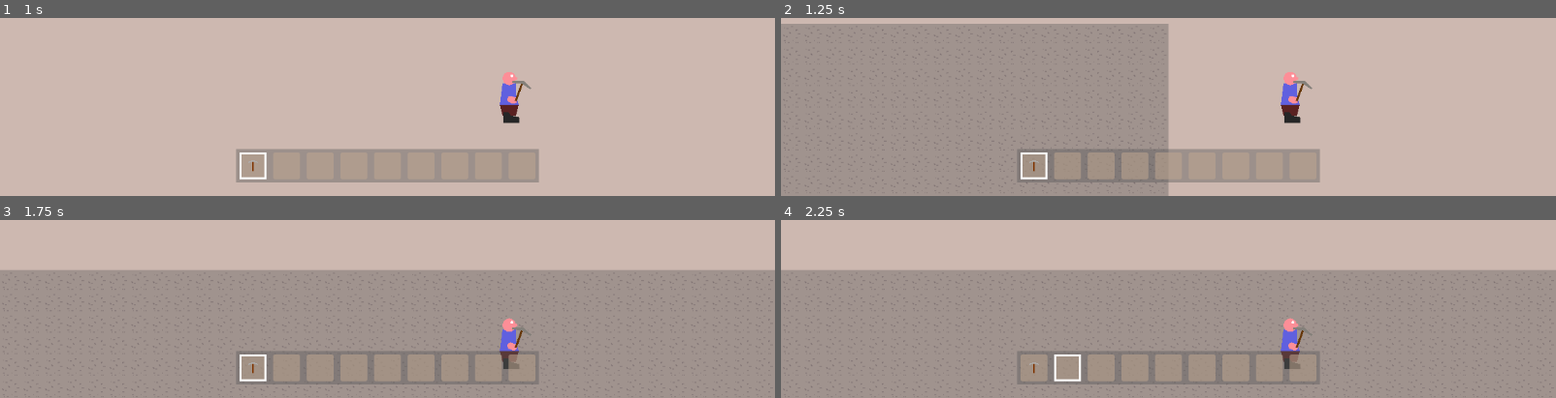
Above: before the commit, frames 1-4 (two rows, left to right).
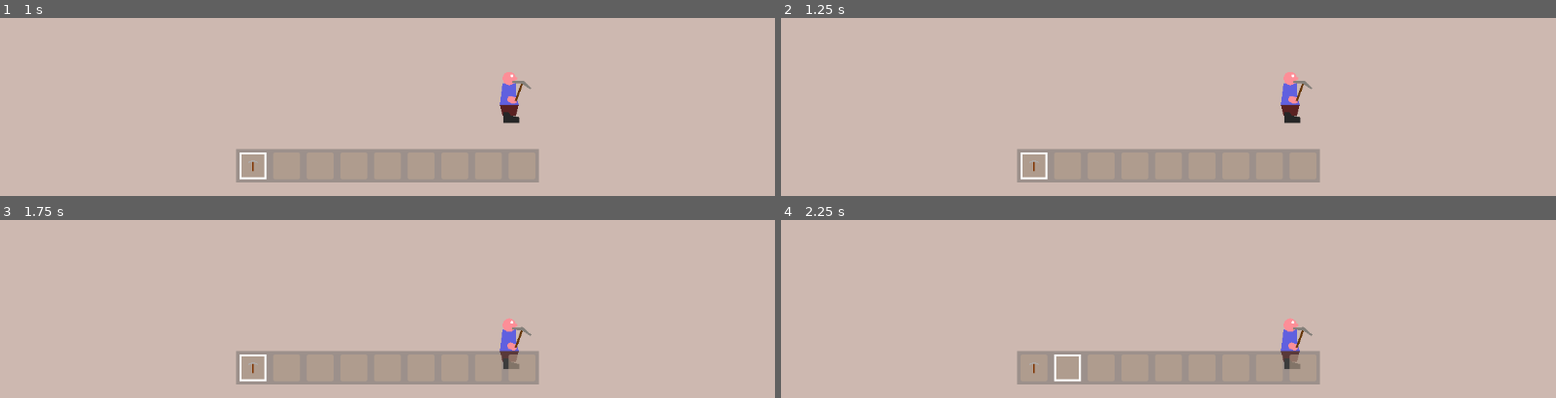
Above: after the commit, the same moments.

Repository: Griiimon/2D-Mining-Sandbox
Game: Godot game, scene res://scenes/game.tscn
Two runs of this game, one before a commit and one after it. Both use one fixed random seed, a clock stepped at 60 frames per second and the inputs below.
Inputs (mouse positions are in pixels of both pictures, inside the frame that each line leads up to):
- Up to frame 1 (1 s): tap Enter at 0.5 s; move the mouse to (outside the picture) at 0.52 s; hold D (right) from 0.53 s (still down); tap X (drop_item) at 0.6 s; click (outside the picture) at 0.67 s; tap Up (jump) at 0.77 s
- Up to frame 2 (1.25 s): keep holding D (right)
- Up to frame 3 (1.75 s): keep holding D (right); move the mouse to (outside the picture) at 1.27 s; tap F (interact) at 1.35 s; tap Up (jump) at 1.52 s
- Up to frame 4 (2.25 s): tap Space at 2 s; move the mouse to (outside the picture) at 2.02 s; release D (right) at 2.03 s; hold A (left) from 2.03 s (still down); tap E (next_hotbar_item) at 2.1 s

Frame 1 is identical in both runs. In frame 2, 46% of the frame differs, in the area x 0-50%, y 3-100%; in frame 3, 66%, in the area x 0-100%, y 28-100%; in frame 4, 66%.
Error after the commit: Invalid call. Nonexistent function 'get_block_id' in base 'Nil'. (res://scripts/world/world_chunk.gd:31)

Commit message:
add game settings

Diff:
--- a/scenes/game.tscn
+++ b/scenes/game.tscn
@@ -1,14 +1,19 @@
-[gd_scene load_steps=11 format=3 uid="uid://cdykicosk4xdy"]
+[gd_scene load_steps=13 format=3 uid="uid://cdykicosk4xdy"]
 
 [ext_resource type="Script" path="res://scripts/game.gd" id="1_blqru"]
 [ext_resource type="Script" path="res://scripts/resources/cheats.gd" id="2_43t25"]
+[ext_resource type="Script" path="res://scripts/resources/game_settings.gd" id="2_kke0s"]
 [ext_resource type="Script" path="res://scripts/world/world.gd" id="2_klfuq"]
 [ext_resource type="PackedScene" uid="uid://d4mufsk5s6ksm" path="res://scenes/player.tscn" id="2_pa4jp"]
 [ext_resource type="PackedScene" uid="uid://bvx4bb7jk0sr7" path="res://scenes/world_item.tscn" id="3_7kj0i"]
 [ext_resource type="PackedScene" uid="uid://dre4owqmev6mn" path="res://scenes/world_chunk.tscn" id="4_8vesl"]
-[ext_resource type="Resource" uid="uid://coin0o2iwsbjj" path="res://resources/stone_only_terrain.tres" id="5_0fwwb"]
 [ext_resource type="Script" path="res://scripts/world/chunk_updater.gd" id="5_h7gee"]
 [ext_resource type="Script" path="res://scripts/camera.gd" id="5_jn5ho"]
+[ext_resource type="Resource" uid="uid://duvgbpy54bx4m" path="res://resources/terrain generators/stone_and_caves.tres" id="7_ofqw5"]
+
+[sub_resource type="Resource" id="Resource_lqxxk"]
+script = ExtResource("2_kke0s")
+seed = 0
 
 [sub_resource type="Resource" id="Resource_2wtjc"]
 script = ExtResource("2_43t25")
@@ -17,6 +22,7 @@
 [node name="Game" type="Node" node_paths=PackedStringArray("world")]
 script = ExtResource("1_blqru")
 world = NodePath("World")
+settings = SubResource("Resource_lqxxk")
 cheats = SubResource("Resource_2wtjc")
 
 [node name="World" type="Node2D" parent="." node_paths=PackedStringArray("chunks")]
@@ -24,7 +30,7 @@
 world_item_scene = ExtResource("3_7kj0i")
 world_chunk_scene = ExtResource("4_8vesl")
 chunks = NodePath("Chunks")
-generator = ExtResource("5_0fwwb")
+generator = ExtResource("7_ofqw5")
 
 [node name="Chunk Updater" type="Node" parent="World" node_paths=PackedStringArray("chunk_viewer")]
 script = ExtResource("5_h7gee")
--- a/scripts/game.gd
+++ b/scripts/game.gd
@@ -2,6 +2,7 @@
 extends Node
 
 @export var world: World
+@export var settings: GameSettings
 @export var cheats: Cheats
 
 
@@ -11,6 +12,7 @@
 
 func _ready():
 	assert(cheats)
+	assert(settings)
 
 
 func _process(delta):
